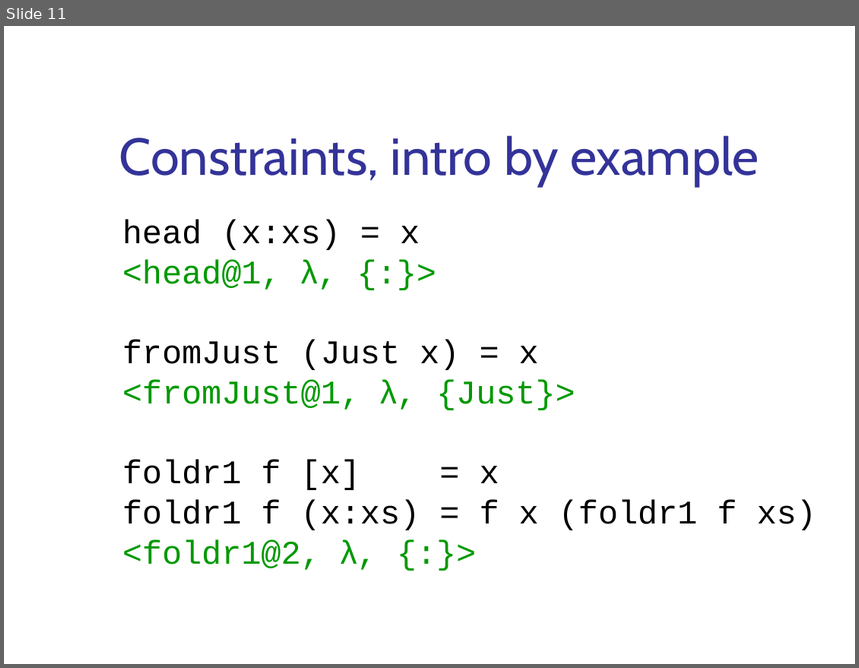
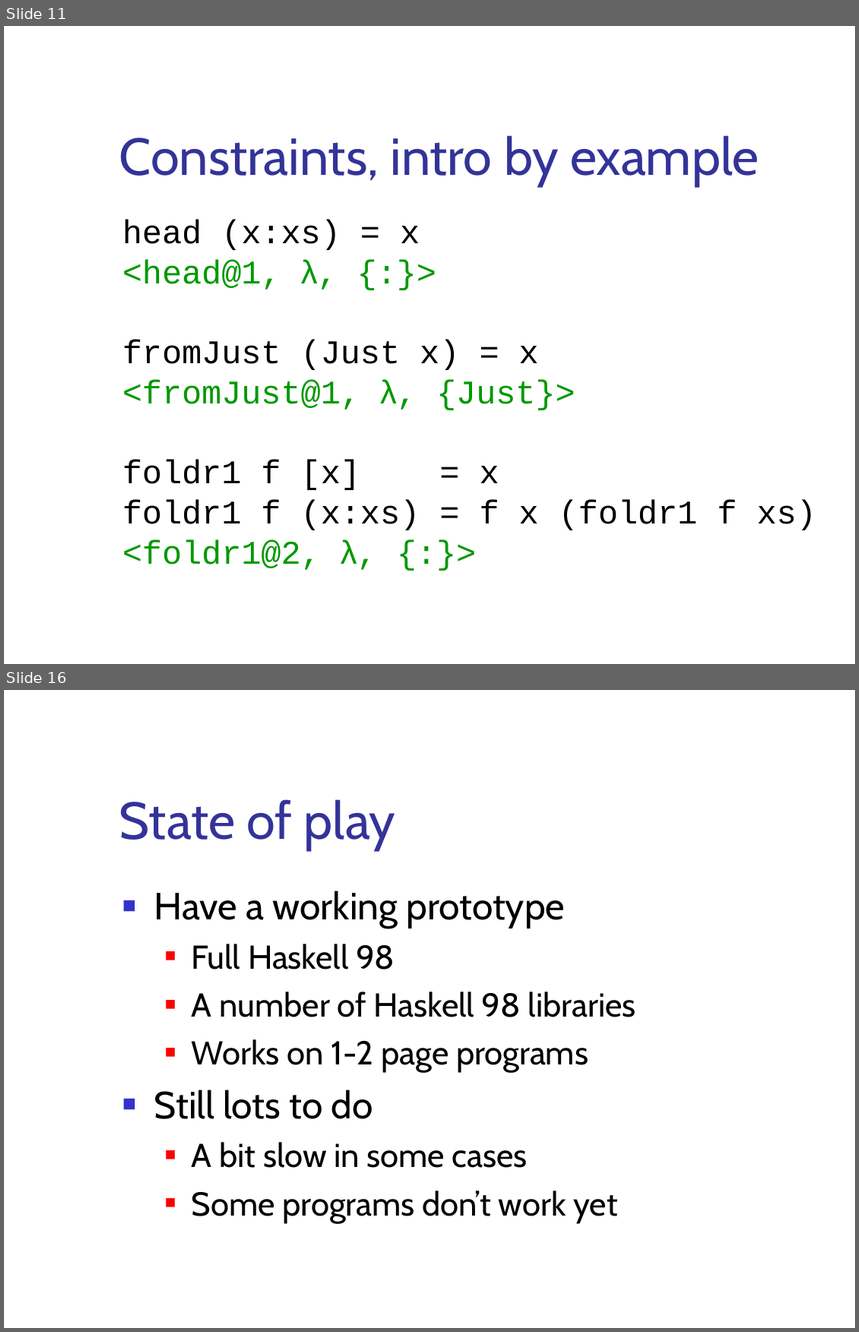
Before and after one commit to ndmitchell/catch, a slide deck: academic/bctcs-2006/catch.ppt. Shown one above the other, each under a label of ours: slide 11 before the commit, slides 11 and 16 after it; the slides between them are not shown. The pictures are 859x668 and 859x1332 pixels, drawn with LibreOffice and Linux fonts; fonts in the diff are those of the drawing; background and template pictures are left out. Boxes give left, top, right and bottom in pixels: in the first picture for what was removed or moved away, otherwise in the second. Text is boxed around its words. In the diff, an @@ line names an element or a change of style, - is before the commit and + after.

```diff
--- a/academic/bctcs-2006/catch.ppt
+++ b/academic/bctcs-2006/catch.ppt
@@ slide 16 added at [4, 690, 855, 1328], background #FFFFFF @@
@@ title added at [120, 799, 395, 850], 44 pt, text #333399 @@
+State of play
@@ text added at [154, 891, 636, 1224], 28 pt, text #000000 @@
+■ Have a working prototype
+  ■ Full Haskell 98
+  ■ A number of Haskell 98 libraries
+  ■ Works on 1-2 page programs
+■ Still lots to do
+  ■ A bit slow in some cases
+  ■ Some programs don’t work yet
```
Also in this commit, not shown: 3 slides changed, 6 other slides added.
